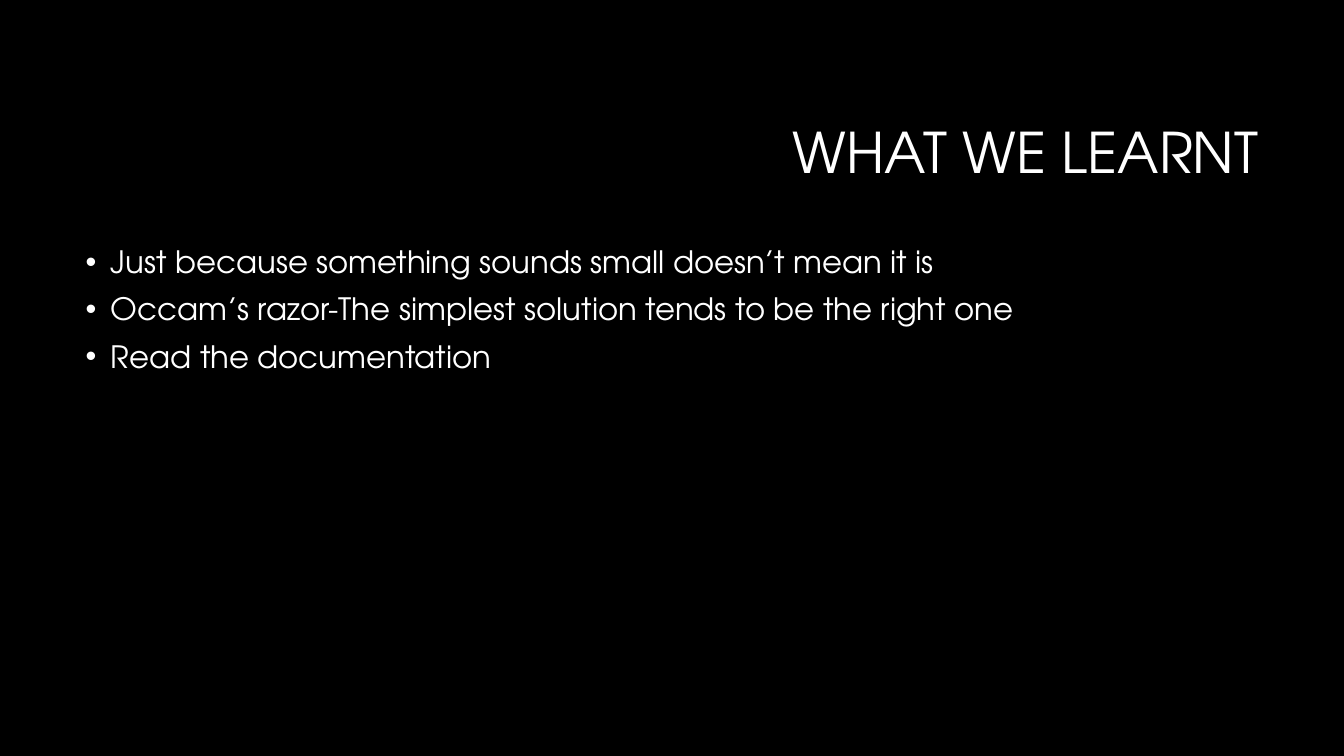
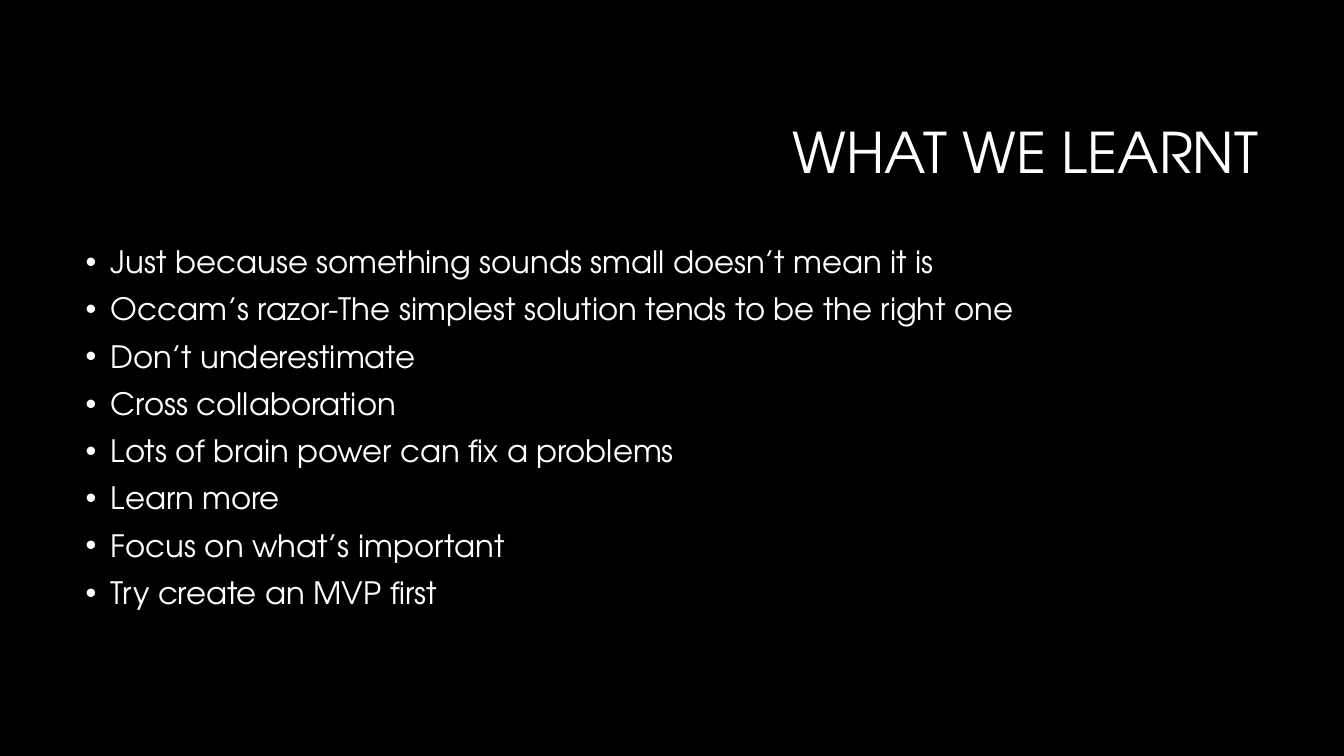
Before and after one commit to RobBas666/SlotMachineF, a slide deck: slide 11 of Presentation.pptx. Drawn at 1344x756 pixels with LibreOffice and Linux fonts; fonts in the diff are those of the drawing; background and template pictures are left out. Boxes give left, top, right and bottom in pixels: in the first picture for what was removed or moved away, otherwise in the second. Text is boxed around its words. In the diff, an @@ line names an element or a change of style, - is before the commit and + after.

```diff
--- a/Presentation.pptx
+++ b/Presentation.pptx
@@ text at (111,345,674,610): text changed @@
-• Read the documentation
+• Don’t underestimate
+• Cross collaboration
+• Lots of brain power can fix a problems
+• Learn more
+• Focus on what’s important
+• Try create an MVP first
```
Also in this commit, not shown: 6 other slides changed, 1 slide added.
